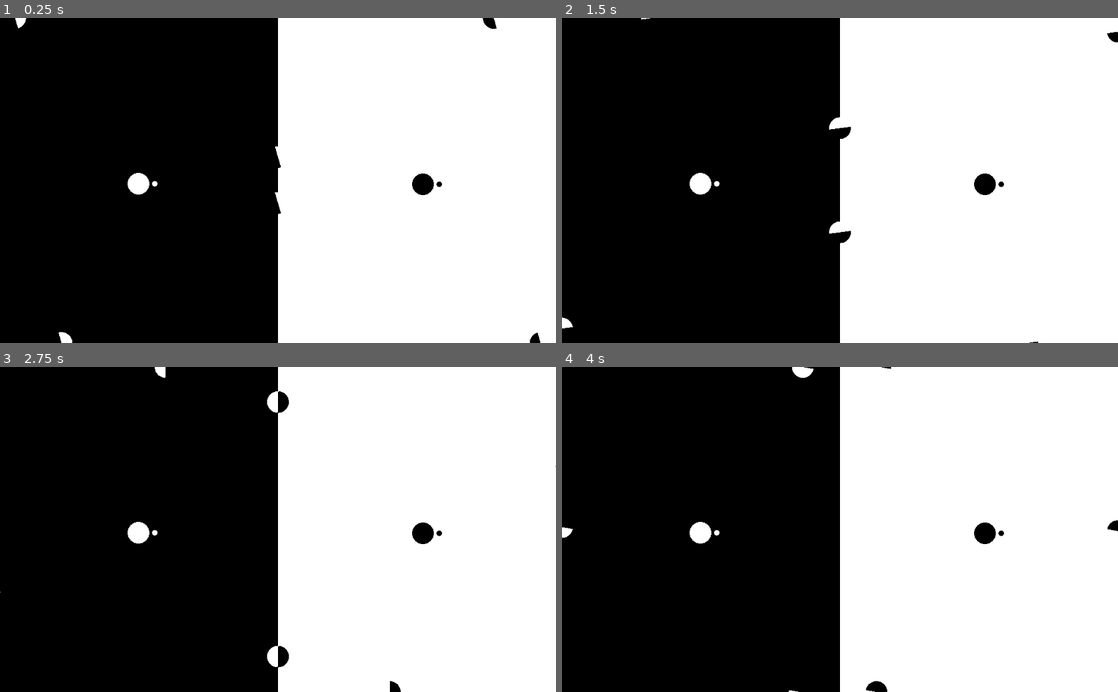
Above: before the commit, frames 1-4 (two rows, left to right).
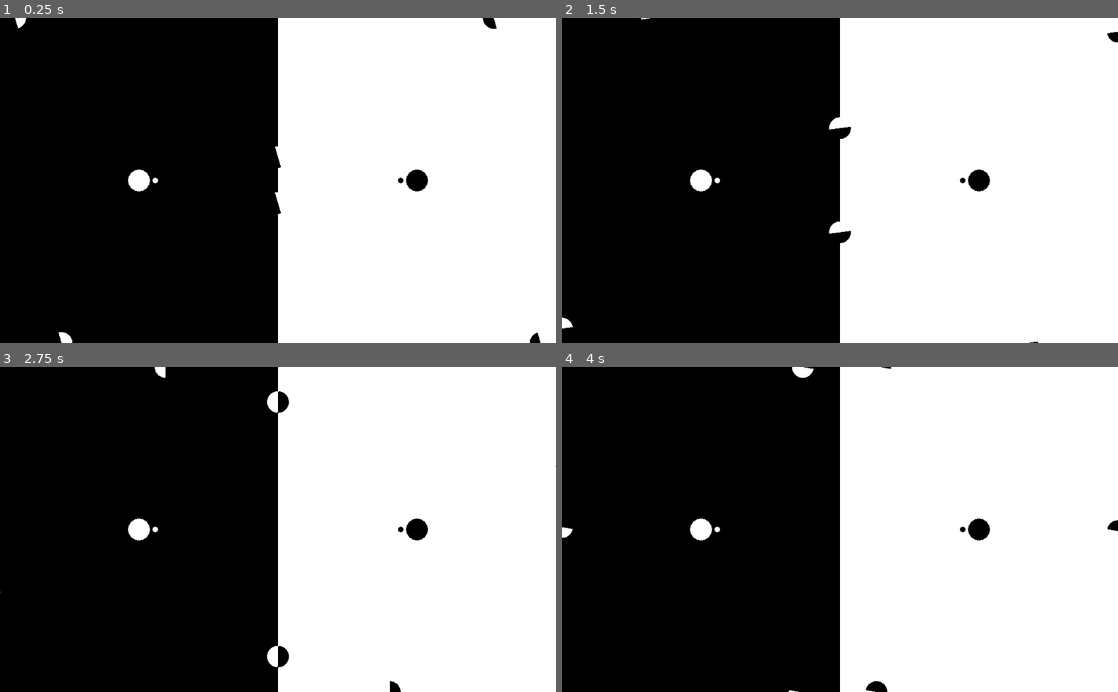
Above: after the commit, the same moments.

Repository: doctor-g/GGJ22
Game: Godot game, scene res://World/World.tscn
Two runs of this game, one before a commit and one after it. Both use one fixed random seed, a clock stepped at 60 frames per second and the inputs below.
Inputs:
- Up to frame 1 (0.25 s): no input
- Up to frame 2 (1.5 s): no input
- Up to frame 3 (2.75 s): no input
- Up to frame 4 (4 s): no input

The runs differ from the first frame. In frame 1, 0.3% of the frame differs, in the area x 22-80%, y 46-55%; in frame 2, 0.3%; in frame 3, 0.3%; in frame 4, 0.3%.

Commit message:
Change player collision polygon to a collision shape
Because the polygon needed a lot of code, and we did not need the polygon
functionality because we are no longer using polygons to detect borders.
Also, I made the players point towards each other on game start and
actually be in the center of the board.

Diff:
--- a/project/Player/BasicShape.gd
+++ b/project/Player/BasicShape.gd
@@ -1,13 +1,13 @@
 extends Node2D
 
-var polygon: PoolVector2Array
+var radius: float
 var color: Color
 var aim_angle := 0.0 setget _set_aim_angle
 var distance_to_reticle: float
 var reticle_radius: float
 
 func _draw():
-	draw_colored_polygon(polygon, color)
+	draw_circle(Vector2.ZERO, radius, color)
 	draw_circle(Vector2(distance_to_reticle, 0).rotated(aim_angle), reticle_radius, color)
 
 
--- a/project/Player/Player.gd
+++ b/project/Player/Player.gd
@@ -15,7 +15,6 @@
 export var cooldown_time := 0.5
 
 var speed := 150
-var polygon setget ,_get_polygon
 
 var _aim_angle : float
 
@@ -32,24 +31,22 @@
 
 var _can_shoot := true
 
-onready var _collision_polygon := $CollisionPolygon2D
+onready var _collision_shape := $CollisionShape2D
 onready var _cooldown_timer := $CooldownTimer
 onready var _basic_shape := $BasicShape
 onready var _shoot_sound := $ShootSound
 onready var _death_sound := $DeathSound
 
 func _ready():
-	var points : PoolVector2Array = []
-	points.resize(VERTICES)
-	for i in VERTICES+1:
-		points.append(Vector2(0,RADIUS).rotated(float(i)/VERTICES*TAU))
-	_collision_polygon.set_polygon(points)
-
 	_configure_for_player_index()
 
 	_basic_shape.reticle_radius = RETICLE_RADIUS
 	_basic_shape.distance_to_reticle = DISTANCE_TO_RETICLE
-	_basic_shape.polygon = _collision_polygon.polygon
+	_basic_shape.radius = _collision_shape.shape.radius
+
+	if player_index == 1:
+		_aim_angle += PI
+		_basic_shape.aim_angle = _aim_angle
 
 
 func _physics_process(delta):
@@ -140,10 +137,5 @@
 	projectile.direction = Vector2(cos(_aim_angle), sin(_aim_angle))
 
 
-# A utility to allow the world to access a copy of this node's outline
-func _get_polygon()->PoolVector2Array:
-	return _collision_polygon.polygon
-
-
 func _on_CooldownTimer_timeout()->void:
 	_can_shoot = true
--- a/project/Player/Player.tscn
+++ b/project/Player/Player.tscn
@@ -12,6 +12,9 @@
 
 [sub_resource type="ShaderMaterial" id=2]
 shader = SubResource( 1 )
+
+[sub_resource type="CircleShape2D" id=5]
+radius = 20.0
 
 [sub_resource type="Shader" id=3]
 code = "shader_type canvas_item;
@@ -39,7 +42,8 @@
 script = ExtResource( 1 )
 cooldown_time = 0.2
 
-[node name="CollisionPolygon2D" type="CollisionPolygon2D" parent="."]
+[node name="CollisionShape2D" type="CollisionShape2D" parent="."]
+shape = SubResource( 5 )
 
 [node name="CooldownTimer" type="Timer" parent="."]
 one_shot = true
--- a/project/World/World.tscn
+++ b/project/World/World.tscn
@@ -35,7 +35,6 @@
 collision_layer = 32
 
 [node name="Player1" parent="LeftZone" instance=ExtResource( 2 )]
-position = Vector2( -1, 6 )
 collision_mask = 0
 
 [node name="RightZone" parent="." instance=ExtResource( 3 )]
@@ -61,7 +60,6 @@
 color = Color( 1, 1, 1, 1 )
 
 [node name="Player2" parent="RightZone" instance=ExtResource( 2 )]
-position = Vector2( 11, 7 )
 collision_layer = 2
 collision_mask = 0
 player_index = 1
Not shown: 1 places in project/Player/Player.tscn that only renumber resources
